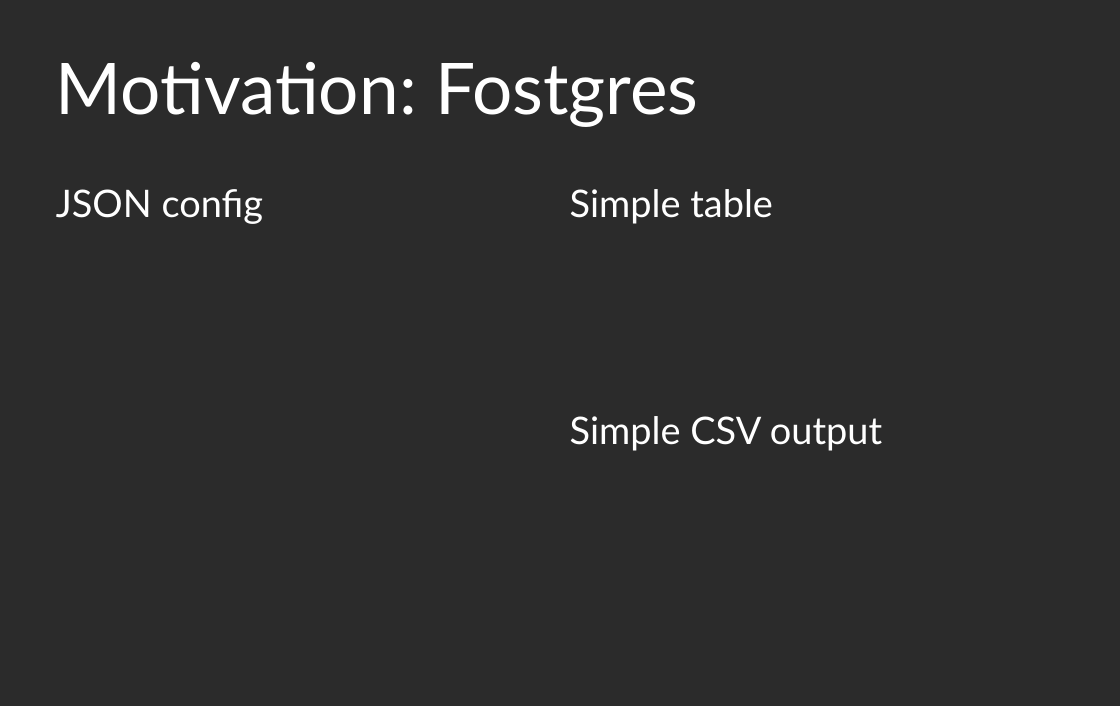
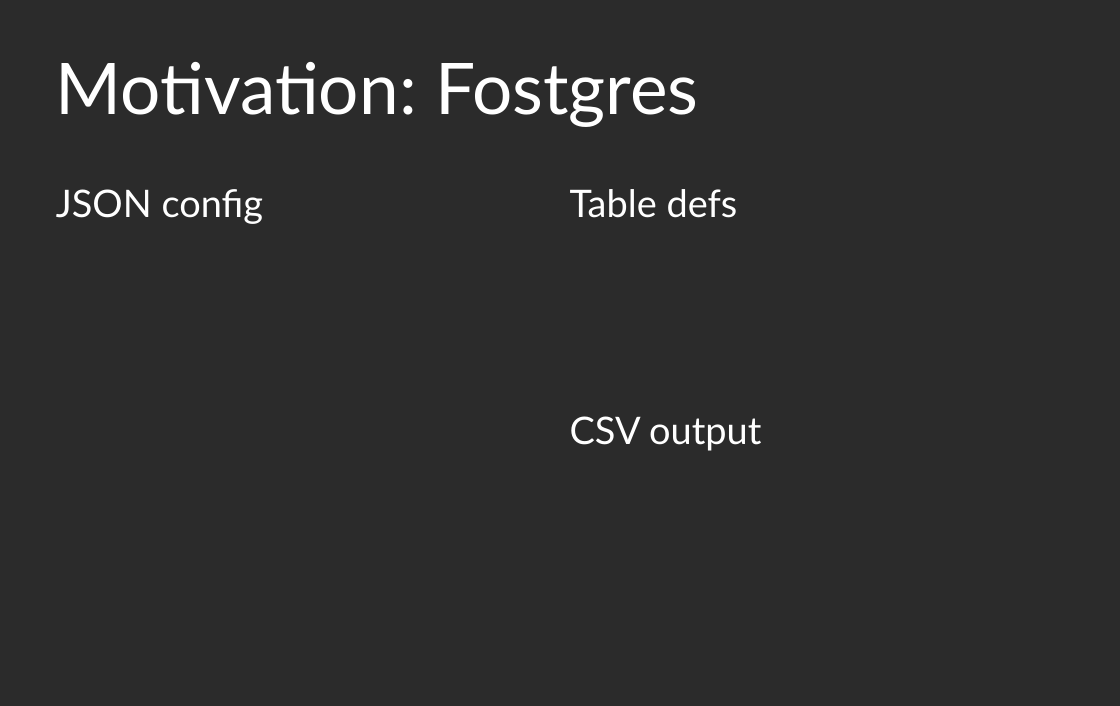
Before and after one commit to KayEss/cpp-designing4performance, a slide deck: slide 4 of slides/Designing APIs For Performance.odp (slide 3 before the commit). Drawn at 1120x706 pixels with LibreOffice and Linux fonts; fonts in the diff are those of the drawing; background and template pictures are left out; a plain dark background stands for a picture behind light text. Boxes give left, top, right and bottom in pixels: in the first picture for what was removed or moved away, otherwise in the second. Text is boxed around its words. In the diff, an @@ line names an element or a change of style, - is before the commit and + after.

```diff
--- a/slides/Designing APIs For Performance.odp
+++ b/slides/Designing APIs For Performance.odp
@@ text at (570, 189, 738, 218): text changed @@
-Simple table
+Table defs
@@ text at (570, 416, 761, 451): text changed @@
-Simple CSV output
+CSV output
```
Also in this commit, not shown: 3 other slides changed, 4 slides added, 1 slide removed, 4 other files.
